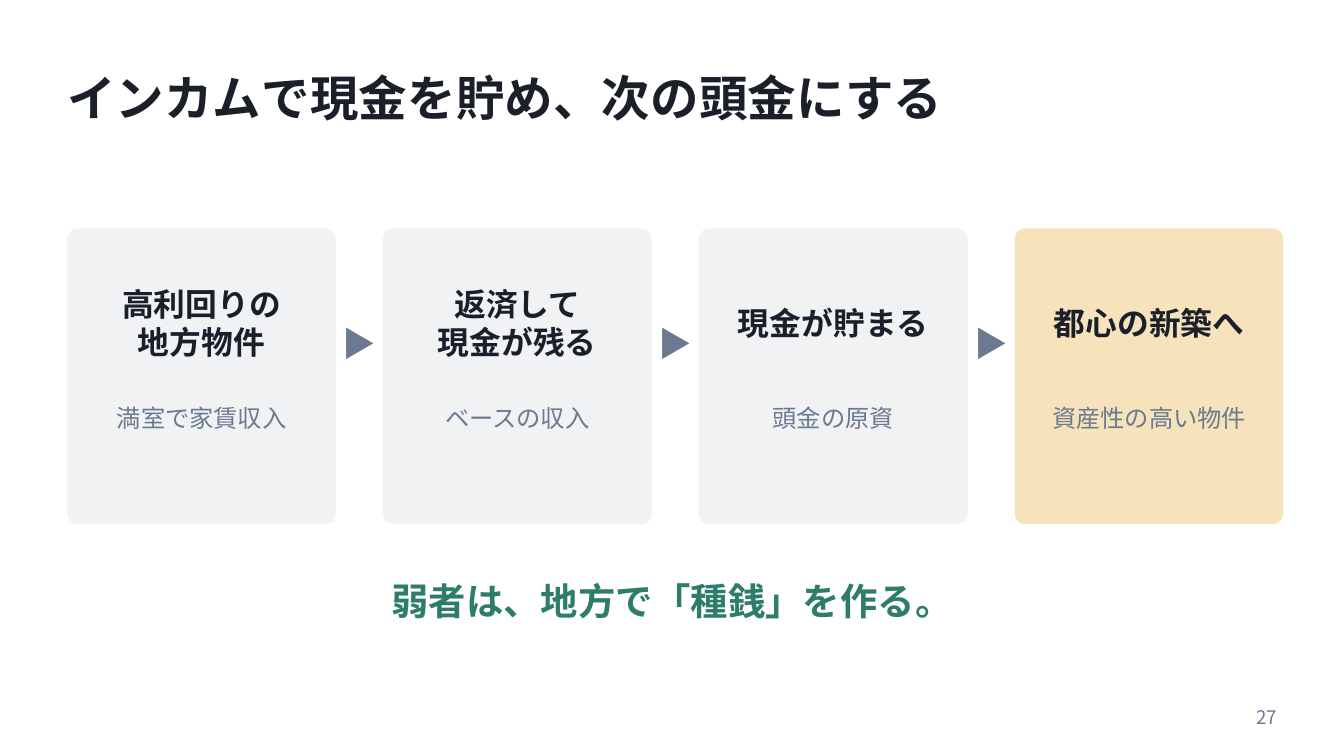
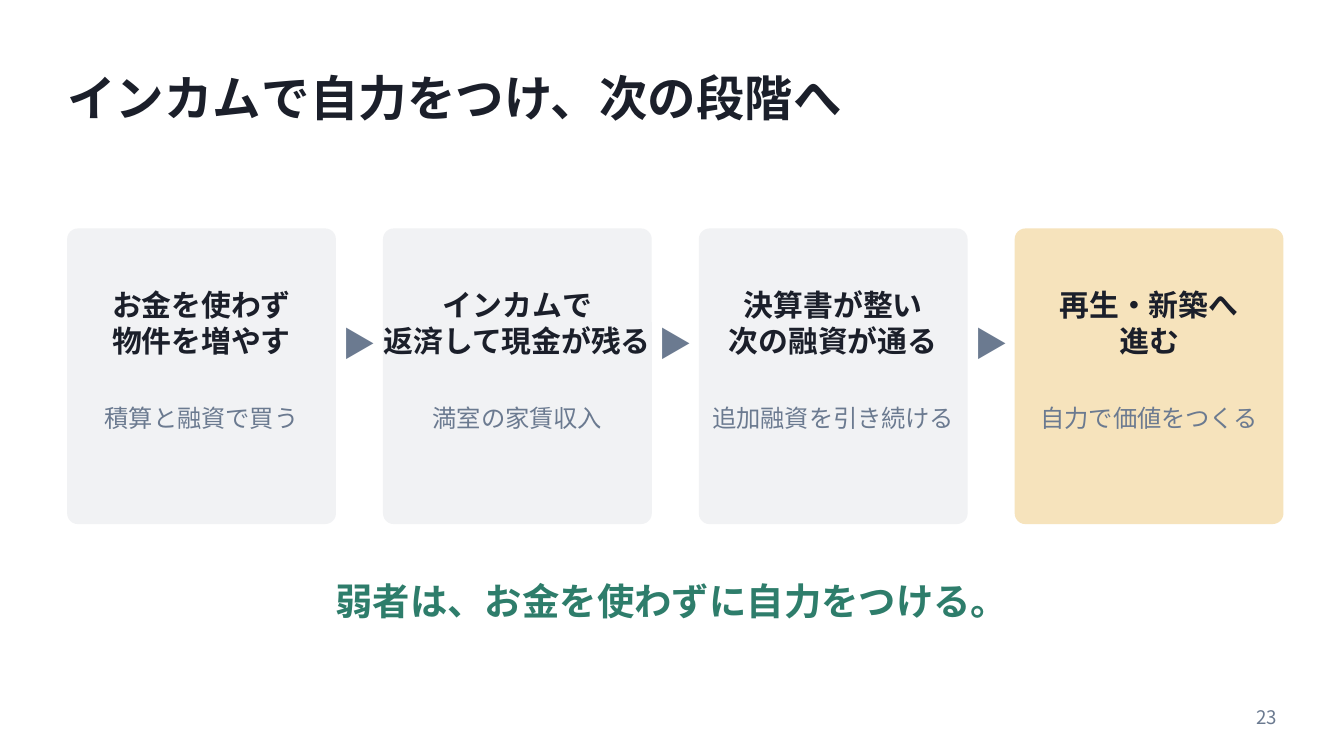
Before and after one commit to daisuke2009/avatars1, a slide deck: slide 23 of presentations/20261023_弱者の戦略_発表資料.pptx (slide 27 before the commit). Drawn at 1344x756 pixels with LibreOffice and Linux fonts; fonts in the diff are those of the drawing. Boxes give left, top, right and bottom in pixels: in the first picture for what was removed or moved away, otherwise in the second. Text is boxed around its words. In the diff, an @@ line names an element or a change of style, - is before the commit and + after.

```diff
--- a/presentations/20261023_弱者の戦略_発表資料.pptx
+++ b/presentations/20261023_弱者の戦略_発表資料.pptx
@@ title at (67, 74, 842, 121): text changed @@
-インカムで現金を貯め、次の頭金にする
+インカムで自力をつけ、次の段階へ
@@ text at (112, 290, 291, 355): text changed; size 17 to 16 pt @@
-高利回りの
-地方物件
+お金を使わず
+物件を増やす
@@ text at (384, 292, 651, 355): text changed; size 17 to 16 pt @@
-返済して
-現金が残る
+インカムで
+返済して現金が残る
@@ text at (729, 290, 938, 355): text changed; size 17 to 16 pt @@
-現金が貯まる
+決算書が整い
+次の融資が通る
@@ text at (1060, 290, 1239, 355): text changed; size 17 to 16 pt @@
-都心の新築へ
+再生・新築へ
+進む
@@ text at (105, 406, 299, 429): text changed @@
-満室で家賃収入
+積算と融資で買う
@@ text at (433, 406, 603, 429): text changed @@
-ベースの収入
+満室の家賃収入
@@ text at (712, 406, 954, 429): text changed @@
-頭金の原資
+追加融資を引き続ける
@@ text at (1040, 406, 1257, 429): text changed @@
-資産性の高い物件
+自力で価値をつくる
@@ text at (335, 583, 1008, 619): text changed @@
-弱者は、地方で「種銭」を作る。
+弱者は、お金を使わずに自力をつける。
@@ page number at (1256, 710, 1277, 724): text changed @@
-27
+23
```
Also in this commit, not shown: 13 other slides changed, 3 slides added, 9 slides removed.
